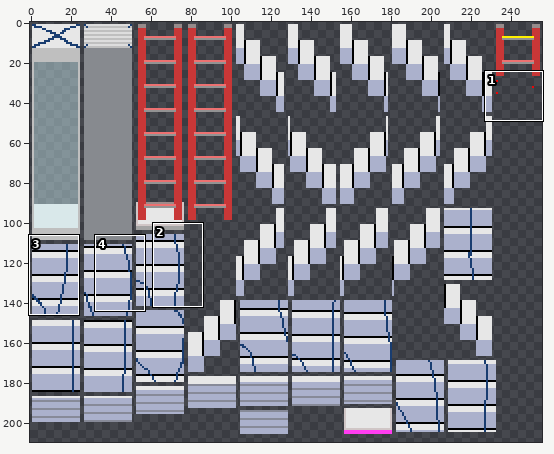
Two versions of one sprite sheet, gen/all_generated_blocks.png. Above, an overview of the earlier version with the close-up marked.
Close-up. As it was:
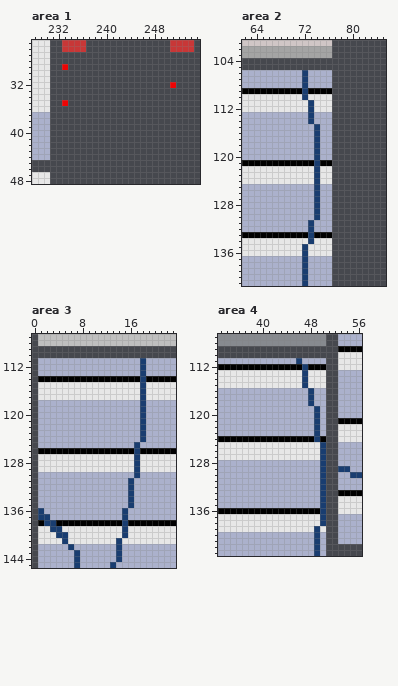
The file is 256x256 pixels. Colours within 5 levels of each other are drawn and written as one. Shown: area 1: x 228..255, y 25..48; area 2: x 62..85, y 101..141; area 3: x 0..23, y 107..145; area 4: x 33..56, y 107..143. The old version is drawn lined up with the new one. The wide view leaves out empty margins. The commit also changed other parts of the picture, which this record leaves out.
The result:
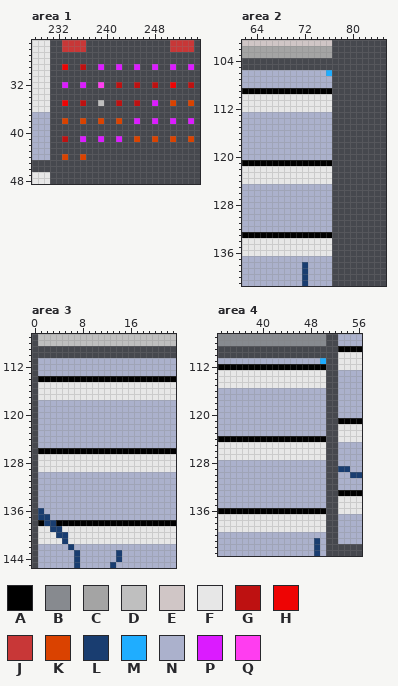
Palette (. is transparent): A #000000  B #878a8f  C #a4a4a4  D #bfbfbf  E #d0c6c6  F #e7e7e7  G #be1111  H #ee0404  J #c83737  K #da4200  L #193d70  M #1fadff  N #abb1cc  P #db1bff  Q #ff3df0
Difference:
drawings rearranged on the sheet (the old picture shows each at its new place; 39 dropped ones are not shown)
--- area 1
@@ x 228..255 @@
 28 FFF.........................
-29 FFF..H......................
+29 FFF..H..G..P..P..P..P..P..P.
 30 FFF.........................
 31 FFF.........................
-32 FFF....................H....
+32 FFF..P..P..Q..G..G..G..H..G.
 33 FFF.........................
 34 FFF.........................
-35 FFF..H......................
+35 FFF..H..G..D..G..G..P..K..K.
 36 FFF.........................
 37 NNN.........................
-38 NNN.........................
+38 NNN..K..K..K..K..P..P..P..P.
 39 NNN.........................
 40 NNN.........................
-41 NNN.........................
+41 NNN..G..P..P..P..K..K..K..K.
 42 NNN.........................
 43 NNN.........................
-44 NNN.........................
+44 NNN..K..K...................
 45 ............................
--- area 2
@@ x 70..78 @@
 105 .........
-106 NNLNNNN..
-107 NNLNNNN..
-108 NNLNNNN..
-109 AALAAAA..
-110 FFLFFFF..
-111 FFFLFFF..
-112 FFFLFFF..
-113 NNNLNNN..
-114 NNNLNNN..
-115 NNNNLNN..
-116 NNNNLNN..
-117 NNNNLNN..
-118 NNNNLNN..
-119 NNNNLNN..
-120 NNNNLNN..
-121 AAAALAA..
-122 FFFFLFF..
-123 FFFFLFF..
-124 FFFFLFF..
-125 NNNNLNN..
-126 NNNNLNN..
-127 NNNNLNN..
-128 NNNNLNN..
-129 NNNNLNN..
-130 NNNNLNN..
-131 NNNLNNN..
-132 NNNLNNN..
-133 AAALAAA..
-134 FFFLFFF..
-135 FFLFFFF..
-136 FFLFFFF..
-137 NNLNNNN..
+106 NNNNNNM..
+107 NNNNNNN..
+108 NNNNNNN..
+109 AAAAAAA..
+110 FFFFFFF..
+111 FFFFFFF..
+112 FFFFFFF..
+113 NNNNNNN..
+114 NNNNNNN..
+115 NNNNNNN..
+116 NNNNNNN..
+117 NNNNNNN..
+118 NNNNNNN..
+119 NNNNNNN..
+120 NNNNNNN..
+121 AAAAAAA..
+122 FFFFFFF..
+123 FFFFFFF..
+124 FFFFFFF..
+125 NNNNNNN..
+126 NNNNNNN..
+127 NNNNNNN..
+128 NNNNNNN..
+129 NNNNNNN..
+130 NNNNNNN..
+131 NNNNNNN..
+132 NNNNNNN..
+133 AAAAAAA..
+134 FFFFFFF..
+135 FFFFFFF..
+136 FFFFFFF..
+137 NNNNNNN..
 138 NNLNNNN..
--- area 3
@@ x 12..20 @@
 110 .........
-111 NNNNNNLNN
-112 NNNNNNLNN
-113 NNNNNNLNN
-114 AAAAAALAA
-115 FFFFFFLFF
-116 FFFFFFLFF
-117 FFFFFFLFF
-118 NNNNNNLNN
-119 NNNNNNLNN
-120 NNNNNNLNN
-121 NNNNNNLNN
-122 NNNNNNLNN
-123 NNNNNNLNN
-124 NNNNNNLNN
-125 NNNNNLNNN
-126 AAAAALAAA
-127 FFFFFLFFF
-128 FFFFFLFFF
-129 FFFFFLFFF
-130 NNNNNLNNN
-131 NNNNLNNNN
-132 NNNNLNNNN
-133 NNNNLNNNN
-134 NNNNLNNNN
-135 NNNNLNNNN
-136 NNNLNNNNN
-137 NNNLNNNNN
-138 AAALAAAAA
-139 FFFLFFFFF
-140 FFFLFFFFF
-141 FFLFFFFFF
-142 NNLNNNNNN
+111 NNNNNNNNN
+112 NNNNNNNNN
+113 NNNNNNNNN
+114 AAAAAAAAA
+115 FFFFFFFFF
+116 FFFFFFFFF
+117 FFFFFFFFF
+118 NNNNNNNNN
+119 NNNNNNNNN
+120 NNNNNNNNN
+121 NNNNNNNNN
+122 NNNNNNNNN
+123 NNNNNNNNN
+124 NNNNNNNNN
+125 NNNNNNNNN
+126 AAAAAAAAA
+127 FFFFFFFFF
+128 FFFFFFFFF
+129 FFFFFFFFF
+130 NNNNNNNNN
+131 NNNNNNNNN
+132 NNNNNNNNN
+133 NNNNNNNNN
+134 NNNNNNNNN
+135 NNNNNNNNN
+136 NNNNNNNNN
+137 NNNNNNNNN
+138 AAAAAAAAA
+139 FFFFFFFFF
+140 FFFFFFFFF
+141 FFFFFFFFF
+142 NNNNNNNNN
 143 NNLNNNNNN
--- area 4
@@ x 44..52 @@
 110 .........
-111 NNLNNNN..
-112 AAALAAA..
-113 FFFLFFF..
-114 FFFLFFF..
-115 FFFLFFF..
-116 NNNNLNN..
-117 NNNNLNN..
-118 NNNNLNN..
-119 NNNNNLN..
-120 NNNNNLN..
-121 NNNNNLN..
-122 NNNNNLN..
-123 NNNNNLN..
-124 AAAAALA..
-125 FFFFFFL..
-126 FFFFFFL..
-127 FFFFFFL..
-128 NNNNNNL..
-129 NNNNNNL..
-130 NNNNNNL..
-131 NNNNNNL..
-132 NNNNNNL..
-133 NNNNNNL..
-134 NNNNNNL..
-135 NNNNNNL..
-136 AAAAAAL..
-137 FFFFFFL..
-138 FFFFFFL..
-139 FFFFFLF..
-140 NNNNNLN..
+111 NNNNNNM..
+112 AAAAAAA..
+113 FFFFFFF..
+114 FFFFFFF..
+115 FFFFFFF..
+116 NNNNNNN..
+117 NNNNNNN..
+118 NNNNNNN..
+119 NNNNNNN..
+120 NNNNNNN..
+121 NNNNNNN..
+122 NNNNNNN..
+123 NNNNNNN..
+124 AAAAAAA..
+125 FFFFFFF..
+126 FFFFFFF..
+127 FFFFFFF..
+128 NNNNNNN..
+129 NNNNNNN..
+130 NNNNNNN..
+131 NNNNNNN..
+132 NNNNNNN..
+133 NNNNNNN..
+134 NNNNNNN..
+135 NNNNNNN..
+136 AAAAAAA..
+137 FFFFFFF..
+138 FFFFFFF..
+139 FFFFFFF..
+140 NNNNNNN..
 141 NNNNNLN..
